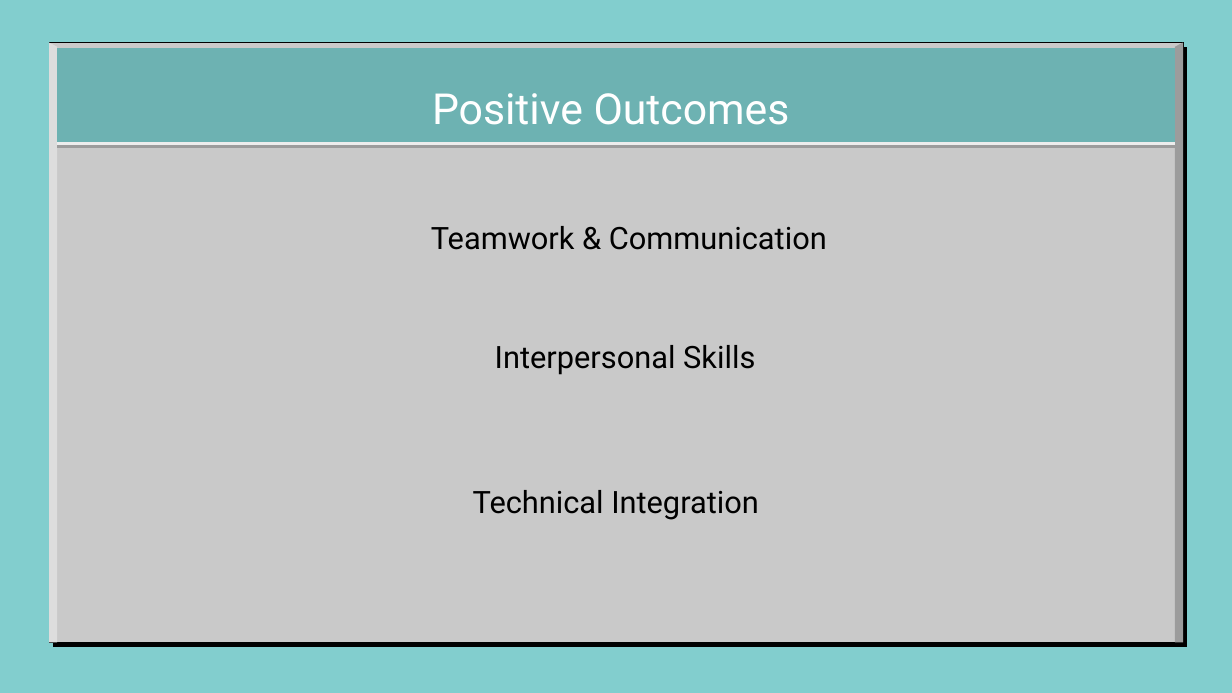
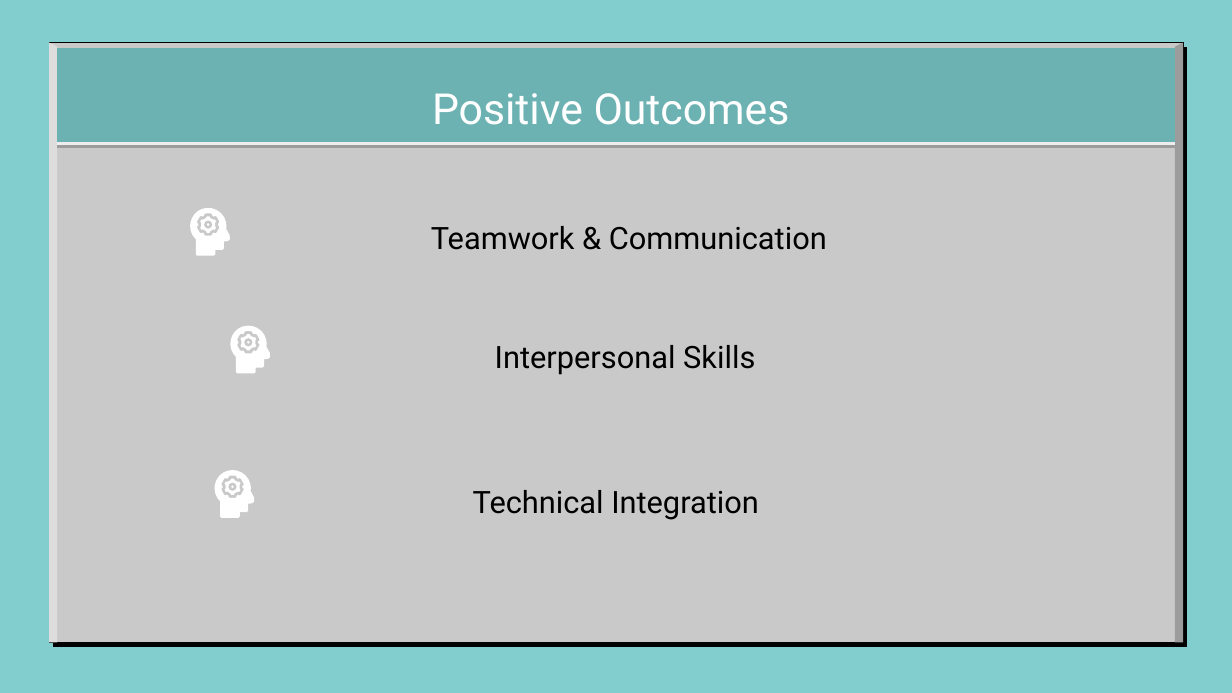
Before and after one commit to kabizzle/Word-Guessing-App, a slide deck: slide 14 of IT_Slides___1_.pptx (slide 10 before the commit). Drawn at 1232x693 pixels with LibreOffice and Linux fonts; fonts in the diff are those of the drawing; background and template pictures are left out. Boxes give left, top, right and bottom in pixels: in the first picture for what was removed or moved away, otherwise in the second. Text is boxed around its words. In the diff, an @@ line names an element or a change of style, - is before the commit and + after.

```diff
--- a/IT_Slides___1_.pptx
+++ b/IT_Slides___1_.pptx
@@ freeform shape added at (190, 208, 230, 256), fill #FFFFFF @@
@@ freeform shape added at (200, 217, 216, 233), fill #FFFFFF @@
@@ freeform shape added at (207, 223, 209, 225), fill #FFFFFF @@
@@ freeform shape added at (230, 325, 271, 373), fill #FFFFFF @@
@@ freeform shape added at (240, 334, 256, 350), fill #FFFFFF @@
@@ freeform shape added at (246, 341, 249, 344), fill #FFFFFF @@
@@ freeform shape added at (214, 471, 255, 519), fill #FFFFFF @@
@@ freeform shape added at (224, 478, 240, 494), fill #FFFFFF @@
@@ freeform shape added at (232, 485, 234, 488), fill #FFFFFF @@
```
Also in this commit, not shown: 3 other slides changed, 4 slides added, 2 slides removed.
